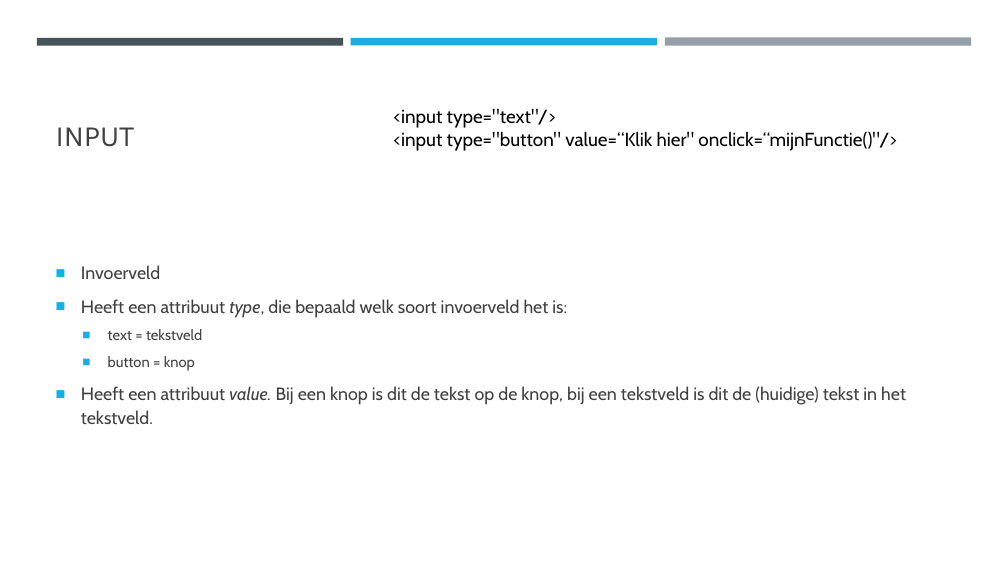
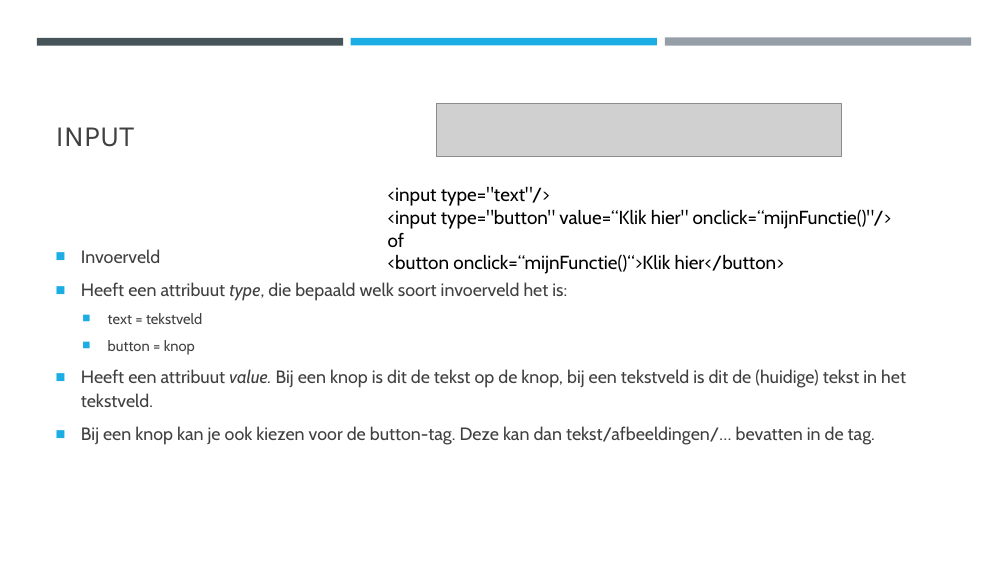
Before and after one commit to DhrLeroy/Webdesign, a slide deck: slide 18 of Webdesign.pptx. Drawn at 1008x567 pixels with LibreOffice and Linux fonts; fonts in the diff are those of the drawing; grey boxes stand for pictures. Boxes give left, top, right and bottom in pixels: in the first picture for what was removed or moved away, otherwise in the second. Text is boxed around its words. In the diff, an @@ line names an element or a change of style, - is before the commit and + after.

```diff
--- a/Webdesign.pptx
+++ b/Webdesign.pptx
@@ picture added at [436, 104, 842, 157] @@
@@ text "<input type="text"/>": place and size @@
-text "<input type="text"/>" at [393, 108, 897, 151]
+text "<input type="text"/>" at [388, 186, 892, 274]
@@ text at [388, 233, 784, 274]: paragraphs added @@
+of
+<button onclick=“mijnFunctie()“>Klik hier</button>
@@ text at [81, 426, 875, 445]: paragraph added @@
+■ Bij een knop kan je ook kiezen voor de button-tag. Deze kan dan tekst/afbeeldingen/… bevatten in de tag.
```
Also in this commit, not shown: 10 other slides changed, 17 other files.
